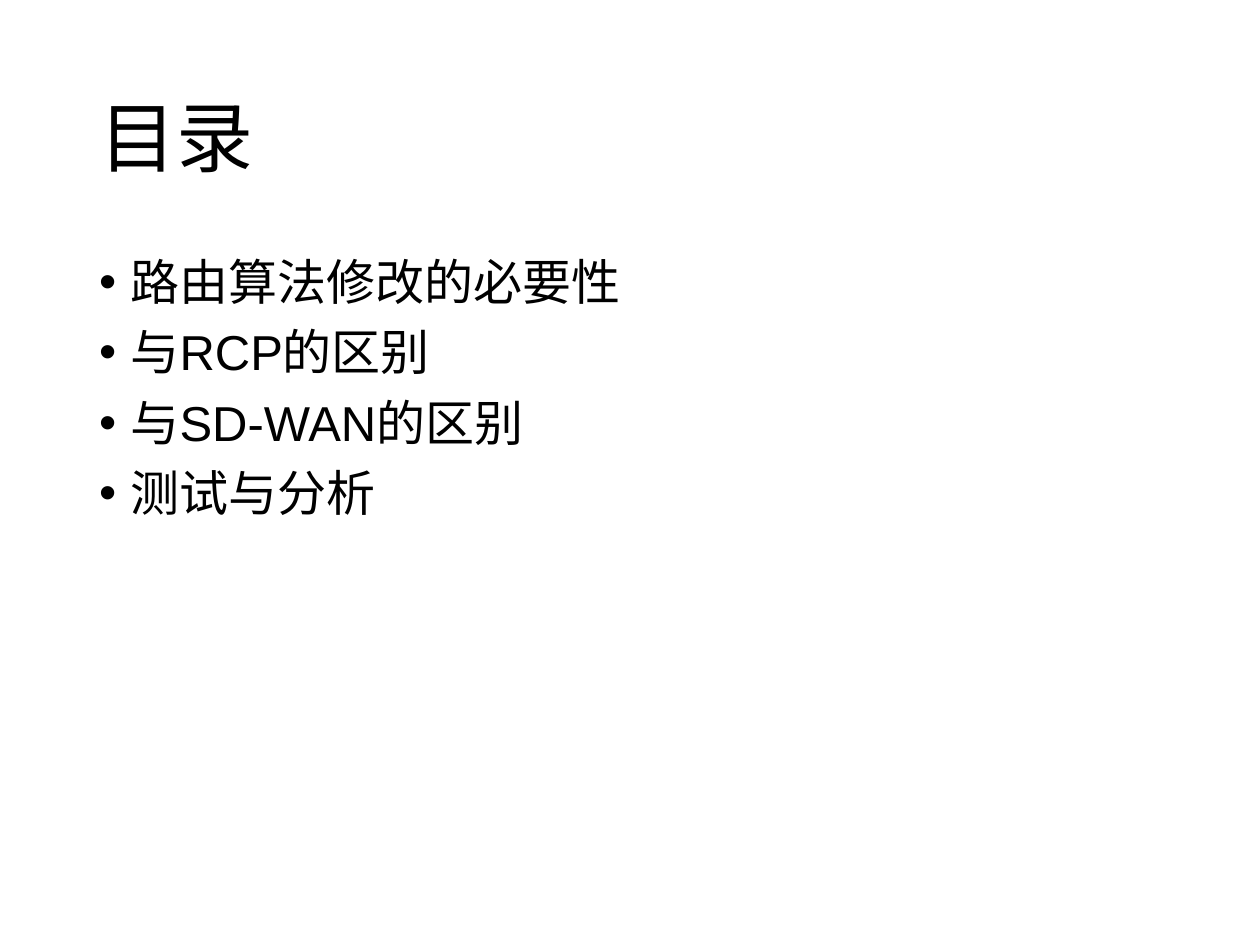
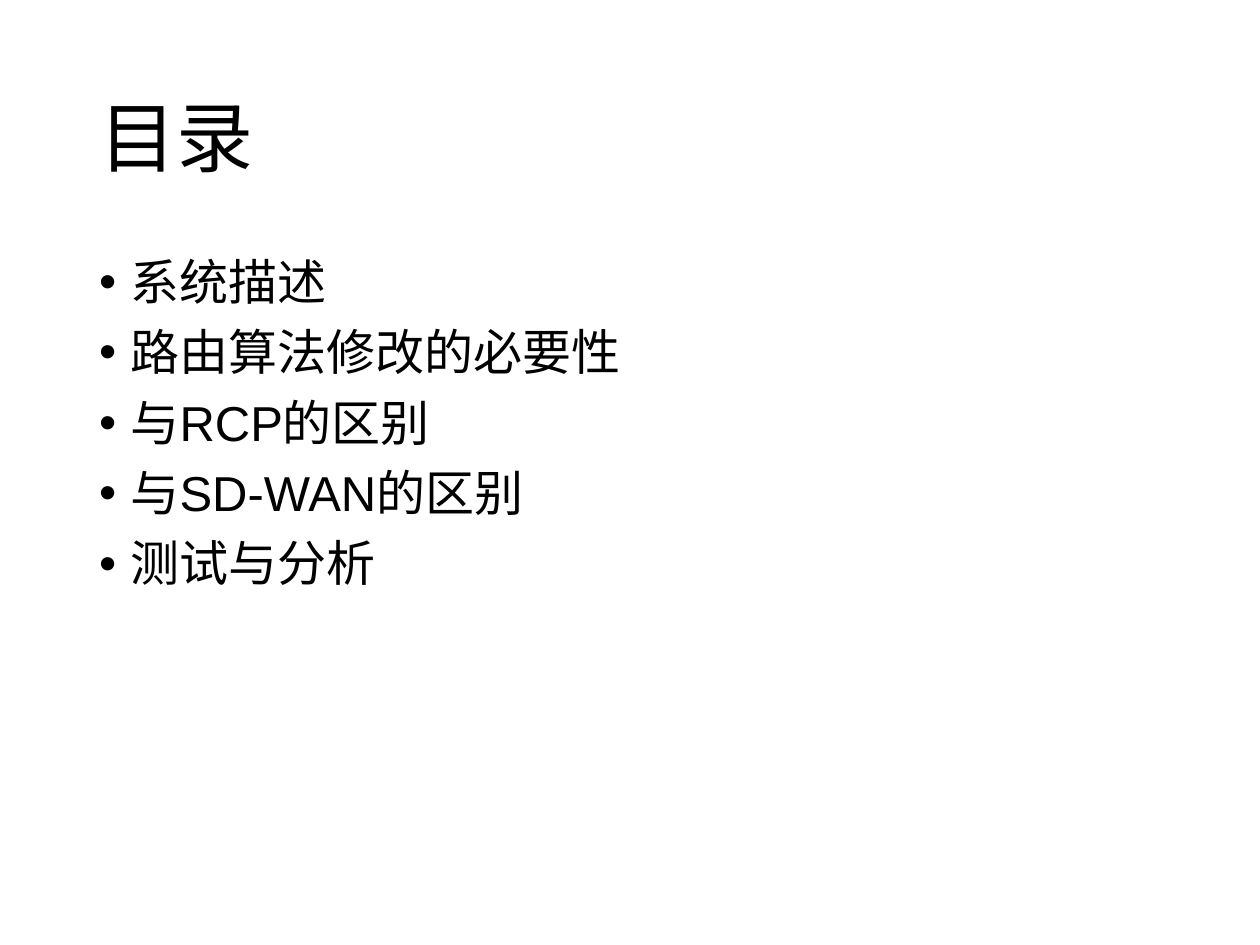
Before and after one commit to wangqing93/ibgp_exp, a slide deck: slide 2 of doc/毕设阶段讨论4.pptx. Drawn at 1260x945 pixels with LibreOffice and Linux fonts; fonts in the diff are those of the drawing. Boxes give left, top, right and bottom in pixels: in the first picture for what was removed or moved away, otherwise in the second. Text is boxed around its words. In the diff, an @@ line names an element or a change of style, - is before the commit and + after.

```diff
--- a/doc/毕设阶段讨论4.pptx
+++ b/doc/毕设阶段讨论4.pptx
@@ text at [131, 258, 327, 304]: paragraph added @@
+• 系统描述
```
Also in this commit, not shown: 8 other slides changed, 4 slides added, 1 other file.
